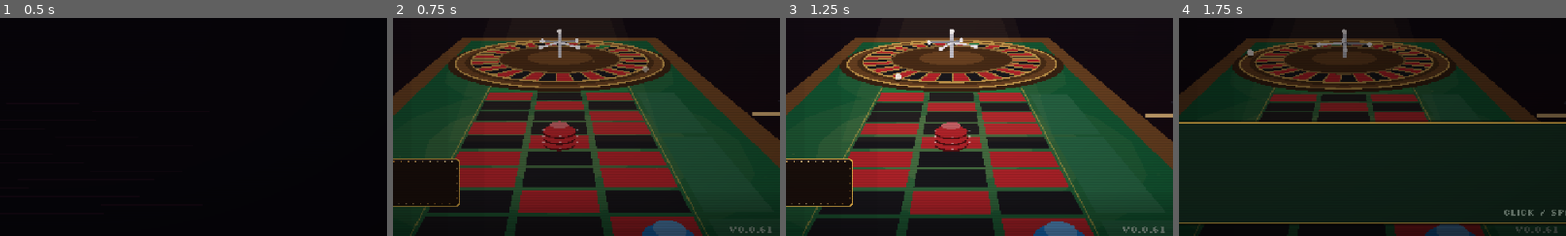
Above: before the commit, frames 1-4 (left to right).
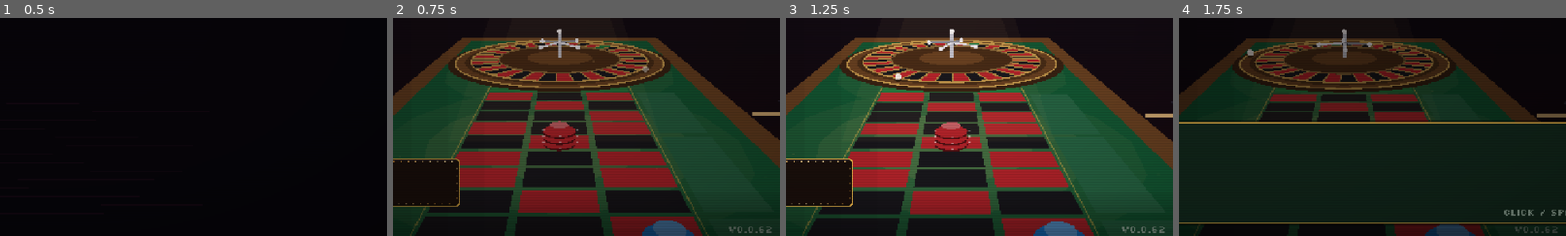
Above: after the commit, the same moments.

Repository: sugnauk/Rouletter
Game: Godot game, scene res://scenes/main.tscn
Two runs of this game, one before a commit and one after it. Both use one fixed random seed, a clock stepped at 60 frames per second and the inputs below.
Inputs (mouse positions are % of the whole screen's width and height, from its top left):
- Up to frame 1 (0.5 s): no input
- Up to frame 2 (0.75 s): tap Enter at 0.5 s; drag from (50, 50) to (60, 28) at 0.52 s
- Up to frame 3 (1.25 s): no input
- Up to frame 4 (1.75 s): click "NEW RUN" at 1.25 s
The pictures show only the part of the screen within x 44-94%, y 50-100%; the shares and areas given below are measured in that part.

Frame 1 is identical in both runs. In frame 2, 0.1% of the frame differs, in the area x 86-98%, y 95-99%; in frame 3, 0.2%; in frame 4, less than 0.1%.

Commit message:
v0.0.62: a waiting felt upgrade no longer locks chip placement in the Cage; upgrades with no room can't be bought
Co-Authored-By: Claude Opus 5.5 <noreply@anthropic.com>
Claude-Session: https://claude.ai/code/session_013q6d3yRkHgTahmnKYGjD8n

Diff:
--- a/core/run_state.gd
+++ b/core/run_state.gd
@@ -513,6 +513,8 @@
 		return "Not enough cash."
 	if item.type == "rule" and felt.house_rules.size() >= relic_slots():
 		return "Your House Rule slots are full."
+	if item.type == "upgrade" and _targets_for(item.id).is_empty():
+		return "There's no room left on the felt for that."   # (buying it would leave nowhere to lay it)
 	return ""
 
 
--- a/core/version.gd
+++ b/core/version.gd
@@ -4,7 +4,7 @@
 ## The deploy workflow overwrites BUILD with the commit hash and build time, so "dev" means a
 ## local/editor run.
 
-const VERSION := "0.0.61"
+const VERSION := "0.0.62"
 const BUILD := "dev"
 
 
--- a/scenes/screens/shop_screen.gd
+++ b/scenes/screens/shop_screen.gd
@@ -252,7 +252,9 @@
 ## Light the felt for whatever you're holding: a felt upgrade to lay, or a rack chip.
 func _mark_felt() -> void:
 	var run = main.run
-	if run.shop.get("pending_upgrade", "") != "":
+	if mode == "place" and selected_item >= 0 and selected_item < run.inventory.size():
+		Placing.mark(felt_view, run, selected_item)   # a held rack chip shows where it goes, even with an upgrade waiting
+	elif run.shop.get("pending_upgrade", "") != "":
 		Placing.mark_keys(felt_view, run.upgrade_targets())
 	else:
 		Placing.mark(felt_view, run, selected_item if mode == "place" else -1)
@@ -440,8 +442,9 @@
 		main.tutorial_did("leave")
 		Sfx.play("click")
 		main.route()
-	else:
-		status_lbl.text = "Lay your upgrade first."
+	elif main.run.shop.get("pending_upgrade", "") != "":
+		status_lbl.text = "Lay your %s first: click a glowing spot on the felt." % Content.UPGRADES[main.run.shop.pending_upgrade].name
+		Sfx.play("click")
 
 
 func refresh() -> void:
@@ -1000,10 +1003,18 @@
 	if button != MOUSE_BUTTON_LEFT or main.dialogue.is_open():
 		return
 	if run.shop.pending_upgrade != "":
+		# A felt upgrade is waiting to be laid. A rack chip you're holding still goes down where it
+		# can; otherwise the click lays the upgrade, or says plainly what's waiting.
+		if selected_item >= 0 and selected_item < run.inventory.size() and run.can_place_chip(run.inventory[selected_item].kind, key):
+			_place_selected(key)
+			return
 		if run.apply_upgrade(key):
 			felt_view.flash(key)
 			main.fx.burst(main.fx.local(felt_view.key_global(key)), 20, [P.CYAN, P.GOLD, P.CREAM])
 			Sfx.play("chip_place")
+		else:
+			status_lbl.text = "Your %s is waiting: click a glowing spot to lay it. %s" % [Content.UPGRADES[run.shop.pending_upgrade].name, Content.place_hint(run.shop.pending_upgrade)]
+			Sfx.play("click")
 		return
 	if selected_item >= 0:
 		_place_selected(key)
--- a/tests/run_tests.gd
+++ b/tests/run_tests.gd
@@ -27,7 +27,7 @@
 		"test_collector", "test_wildcard_zero", "test_en_prison", "test_red_streak", "test_hot_hand",
 		"test_signature", "test_thirteen", "test_enforcers", "test_resolver_is_pure", "test_odds",
 		"test_run_table_flow", "test_rebet_and_clear", "test_pit_boss", "test_loan_shark_and_fence", "test_inside_content", " …(395 unchanged characters)…
-		"test_full_run_victory", "test_seeded_reproducible", "test …(633 unchanged characters)… , "test_cast", "test_tutorial_red_back",
+		"test_full_run_victory", "test_seeded_reproducible", "test …(633 unchanged characters)… , "test_cast", "test_tutorial_red_back", "test_pending_upgrade",
 	]:
 		call(t)
 	print("\n%d passed, %d failed" % [passed, failed])
@@ -2190,3 +2190,23 @@
 	check(tut.allows("bet", "RED"), "RED can go back on at the spin step")
 	check(not tut.allows("bet", "S5"), "...but nothing else")
 	check(tut.allows("take_back"), "and a bet can come off")
+
+
+func test_pending_upgrade() -> void:
+	var run = new_run()
+	run.phase = RunState.Phase.SHOP
+	# An upgrade with nowhere to go can't be bought (it would block the Cage for good).
+	for k in ["COL1", "COL2", "COL3", "DOZ1", "DOZ2", "DOZ3"]:
+		run.felt.bet_upgrades[k] = "gold_trim"
+	run.cash = 99
+	run.shop.stock = [{"type": "upgrade", "id": "fat_box", "vendor": "cashier", "currency": "cash", "price": 5, "sold": false}]
+	run.shop["pending_upgrade"] = ""
+	check(Content.UPGRADES.fat_box.target == "outside", "fat_box goes on columns and dozens")
+	check(run.buy_block(0) != "", "no room on the felt: the upgrade can't be bought")
+	# With room, it can, and a chip can still be placed while it waits.
+	run.felt.bet_upgrades.erase("DOZ3")
+	check(run.buy_block(0) == "" and run.buy(0), "with room it can be bought")
+	check(run.shop.pending_upgrade == "fat_box", "it waits to be laid")
+	run.inventory.append({"kind": "magnet", "value": 1})
+	check(run.place_chip(run.inventory.size() - 1, "S9"), "a rack chip still goes down while an upgrade waits")
+	check(run.apply_upgrade("DOZ3") and run.shop.pending_upgrade == "", "then the upgrade is laid")
Not shown, changed: CHANGELOG.md
